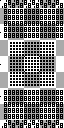
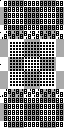
Layer changes from the first 64x128 image to the second:
painted on "foreground" over [2, 0, 63, 128]
painted on "Background" over [0, 0, 64, 121]
